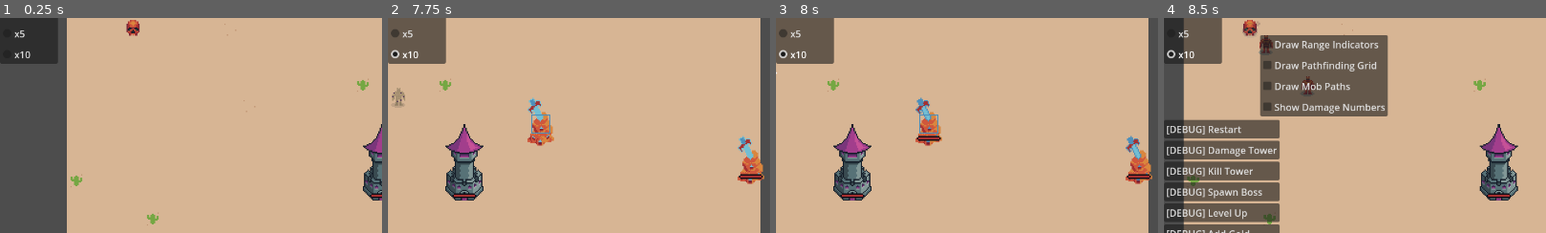
Above: before the commit, frames 1-4 (left to right).
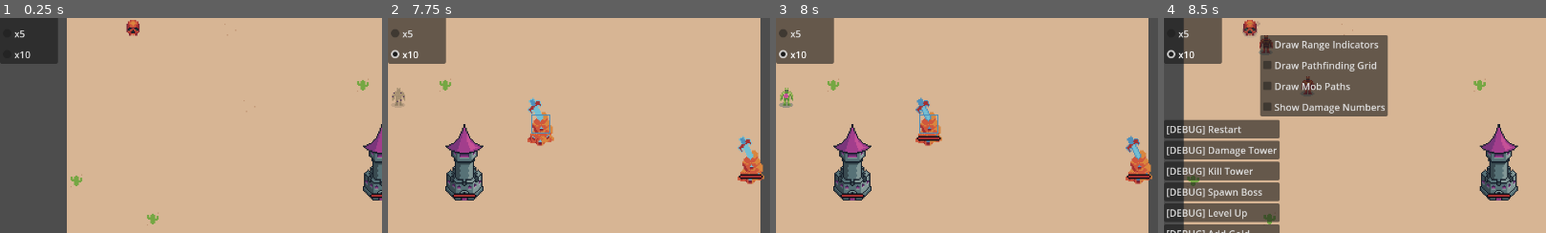
Above: after the commit, the same moments.

Repository: GeorgeColeman/tower-survivors
Game: Godot game, scene res://scenes/game.tscn
Same seed, same stepped clock (60 frames per second), same inputs: the game is played once before the commit and once after it. Sound files missing from this copy of the repository are replaced by a short silence.
Inputs (mouse positions are % of the whole screen's width and height, from its top left):
- Up to frame 1 (0.25 s): no input
- Up to frame 2 (7.75 s): click "1" at 0.5 s; click "1" at 1.25 s; click "x1" at 2 s; click "x2" at 2.75 s; click "x5" at 3.5 s; click "x10" at 4.25 s; tap Enter at 5 s; move the mouse to (72, 45) at 5.02 s; hold D (right) 5.03-5.75 s; hold Ctrl 5.03-5.75 s; click (72, 45) at 5.17 s; drag from (30, 55) to (45, 70) at 5.77 s; move the mouse to (60, 28) at 6.52 s; hold D (right) 6.53-7.25 s; tap Z at 6.6 s; drag from (45, 70) to (20, 35) at 7.27 s
- Up to frame 3 (8 s): no input
- Up to frame 4 (8.5 s): move the mouse to (80, 65) at 8.02 s; hold A (left) from 8.03 s (still down); tap Tab at 8.1 s
The pictures show only the part of the screen within x 0-50%, y 12-62%; the shares and areas given below are measured in that part.

Frames 1-2 are identical in both runs. In frame 3, 0.2% of the frame differs, in the area x 0-5%, y 25-42%; in frame 4, nothing differs.

Commit message:
Implementing collision-based projectiles

Diff:
--- a/config/tower_weapons.cfg
+++ b/config/tower_weapons.cfg
@@ -54,7 +54,7 @@
 sfx = "res://sound_effects/shoot_01.wav"
 
 [sling_sword]
-targeting_type = "FIRING_LINE"
+targeting_type = "LINE"
 damage = 10
 attack_speed = 0.5
 range = 12
--- a/scenes/mobs/slime.tscn
+++ b/scenes/mobs/slime.tscn
@@ -1,10 +1,11 @@
-[gd_scene load_steps=9 format=3 uid="uid://r0umfv06co67"]
+[gd_scene load_steps=10 format=3 uid="uid://r0umfv06co67"]
 
 [ext_resource type="PackedScene" uid="uid://s7vpiqx3aaob" path="res://scenes/mobs/mob.tscn" id="1_s87i3"]
 [ext_resource type="Texture2D" uid="uid://cnqddjpp0vr" path="res://sprites/DawnLike/as_resource/slime_01.tres" id="2_vvdmo"]
 [ext_resource type="Texture2D" uid="uid://dapwx6u6u2q2r" path="res://sprites/DawnLike/as_resource/slime_02.tres" id="3_vjp73"]
 [ext_resource type="Script" path="res://resources/mob_features/mob_feature_spawn_mobs_on_death.gd" id="4_7difo"]
 [ext_resource type="Resource" uid="uid://nopdf2mv28j8" path="res://resources/mobs/small_slime.tres" id="5_es0lf"]
+[ext_resource type="Script" path="res://scripts/mob_body.gd" id="6_lp6tt"]
 
 [sub_resource type="Animation" id="Animation_jq7rh"]
 resource_name = "idle"
@@ -42,8 +43,9 @@
 [sub_resource type="CircleShape2D" id="CircleShape2D_lbm2i"]
 radius = 6.0
 
-[node name="Slime" node_paths=PackedStringArray("features") instance=ExtResource("1_s87i3")]
+[node name="Slime" node_paths=PackedStringArray("features", "mob_body") instance=ExtResource("1_s87i3")]
 features = [NodePath("Features/SpawnMobsOnDeath")]
+mob_body = NodePath("MobBody")
 
 [node name="SpawnMobsOnDeath" type="Node" parent="Features" index="0"]
 script = ExtResource("4_7difo")
@@ -62,7 +64,8 @@
 [node name="Shadow" parent="." index="5"]
 position = Vector2(0, 0)
 
-[node name="Area2D" type="Area2D" parent="." index="6"]
+[node name="MobBody" type="Area2D" parent="." index="6"]
+script = ExtResource("6_lp6tt")
 
-[node name="CollisionShape2D" type="CollisionShape2D" parent="Area2D" index="0"]
+[node name="CollisionShape2D" type="CollisionShape2D" parent="MobBody" index="0"]
 shape = SubResource("CircleShape2D_lbm2i")
--- a/scenes/projectiles/proj_sling_sword.tscn
+++ b/scenes/projectiles/proj_sling_sword.tscn
@@ -1,13 +1,9 @@
-[gd_scene load_steps=7 format=3 uid="uid://cesv1myp26fi4"]
+[gd_scene load_steps=6 format=3 uid="uid://cesv1myp26fi4"]
 
-[ext_resource type="Script" path="res://scripts/nodes/projectile.gd" id="1_rk624"]
+[ext_resource type="Script" path="res://scripts/nodes/projectiles/projectile_line.gd" id="1_64egx"]
 [ext_resource type="Script" path="res://scenes/projectiles/tween_rotate.gd" id="2_a46du"]
 [ext_resource type="Texture2D" uid="uid://bu8wwrc3mqenf" path="res://sprites/projectiles/proj_sling_sword.png" id="2_e3fxy"]
 [ext_resource type="Texture2D" uid="uid://b6cwmkp2dplxk" path="res://sprites/missing.png" id="2_i05i3"]
-
-[sub_resource type="Curve" id="Curve_bltaf"]
-_data = [Vector2(0, 0), 0.0, 1.0, 0, 1, Vector2(1, 1), 1.0, 0.0, 1, 0]
-point_count = 2
 
 [sub_resource type="SpriteFrames" id="SpriteFrames_3mh1o"]
 animations = [{
@@ -28,20 +24,18 @@
 "speed": 5.0
 }]
 
-[node name="Projectile" type="Node2D" node_paths=PackedStringArray("animated_sprite_2d")]
-script = ExtResource("1_rk624")
-animated_sprite_2d = NodePath("Body/AnimatedSprite2D")
-test_curve = SubResource("Curve_bltaf")
-arc_height = 0.0
+[node name="Projectile" type="Node2D" node_paths=PackedStringArray("_area_2d")]
+script = ExtResource("1_64egx")
+_area_2d = NodePath("RotatingBody/Area2D")
 
-[node name="Body" type="Node2D" parent="."]
+[node name="RotatingBody" type="Node2D" parent="."]
 script = ExtResource("2_a46du")
 
-[node name="AnimatedSprite2D" type="AnimatedSprite2D" parent="Body"]
+[node name="AnimatedSprite2D" type="AnimatedSprite2D" parent="RotatingBody"]
 sprite_frames = SubResource("SpriteFrames_3mh1o")
 autoplay = "default"
 
-[node name="Area2D" type="Area2D" parent="Body"]
+[node name="Area2D" type="Area2D" parent="RotatingBody"]
 
-[node name="CollisionPolygon2D" type="CollisionPolygon2D" parent="Body/Area2D"]
+[node name="CollisionPolygon2D" type="CollisionPolygon2D" parent="RotatingBody/Area2D"]
 polygon = PackedVector2Array(-10, 7, -7, -1, -5, -3, 7, -10, 10, -10, 10, -7, 3, 5, 1, 7, -7, 10, -10, 10)
--- a/scenes/projectiles/projectile_blue_steel.tscn
+++ b/scenes/projectiles/projectile_blue_steel.tscn
@@ -1,6 +1,6 @@
 [gd_scene load_steps=4 format=3 uid="uid://b7ksyi61f2kus"]
 
-[ext_resource type="Script" path="res://scripts/nodes/projectile.gd" id="1_fy4kv"]
+[ext_resource type="Script" path="res://scripts/nodes/projectiles/projectile_seek.gd" id="1_fy4kv"]
 [ext_resource type="Texture2D" uid="uid://wefb8xe38by7" path="res://sprites/placeholder_sprites.png" id="2_npvxw"]
 
 [sub_resource type="SpriteFrames" id="SpriteFrames_1q38h"]
--- a/scenes/projectiles/projectile_bullet.tscn
+++ b/scenes/projectiles/projectile_bullet.tscn
@@ -1,6 +1,6 @@
 [gd_scene load_steps=14 format=3 uid="uid://byqu2s14q0prb"]
 
-[ext_resource type="Script" path="res://scripts/nodes/projectile.gd" id="1_p266n"]
+[ext_resource type="Script" path="res://scripts/nodes/projectiles/projectile_seek.gd" id="1_p266n"]
 [ext_resource type="Texture2D" uid="uid://c1v36qaxvs1bb" path="res://sprites/projectiles/projectile_bullet.png" id="2_wt3np"]
 
 [sub_resource type="Curve" id="Curve_7yni5"]
--- a/scenes/projectiles/projectile_fire_gem.tscn
+++ b/scenes/projectiles/projectile_fire_gem.tscn
@@ -1,6 +1,6 @@
 [gd_scene load_steps=5 format=3 uid="uid://cqaam0ia1yni8"]
 
-[ext_resource type="Script" path="res://scripts/nodes/projectile.gd" id="1_7pjc1"]
+[ext_resource type="Script" path="res://scripts/nodes/projectiles/projectile_seek.gd" id="1_7pjc1"]
 [ext_resource type="Texture2D" uid="uid://dxvxb16lxkr8q" path="res://sprites/projectiles/projectile_fire.png" id="2_uueob"]
 
 [sub_resource type="Curve" id="Curve_7yni5"]
--- a/scenes/projectiles/projectile_frost.tscn
+++ b/scenes/projectiles/projectile_frost.tscn
@@ -1,6 +1,6 @@
 [gd_scene load_steps=4 format=3 uid="uid://drjpxtu2lxu7m"]
 
-[ext_resource type="Script" path="res://scripts/nodes/projectile.gd" id="1_0yivm"]
+[ext_resource type="Script" path="res://scripts/nodes/projectiles/projectile_seek.gd" id="1_0yivm"]
 [ext_resource type="Texture2D" uid="uid://kwca76t47hoc" path="res://sprites/projectiles/frost_projectile.png" id="2_wi4vb"]
 
 [sub_resource type="SpriteFrames" id="SpriteFrames_nsm8b"]
--- a/scenes/projectiles/projectile_pink_shot.tscn
+++ b/scenes/projectiles/projectile_pink_shot.tscn
@@ -1,6 +1,6 @@
 [gd_scene load_steps=14 format=3 uid="uid://c202qjdokdk1c"]
 
-[ext_resource type="Script" path="res://scripts/nodes/projectile.gd" id="1_kb4qm"]
+[ext_resource type="Script" path="res://scripts/nodes/projectiles/projectile_seek.gd" id="1_kb4qm"]
 [ext_resource type="Texture2D" uid="uid://wefb8xe38by7" path="res://sprites/placeholder_sprites.png" id="2_77q0p"]
 [ext_resource type="Texture2D" uid="uid://ckvafnxukxvj2" path="res://sprites/projectiles/pink_projectile.png" id="3_iqa1f"]
 
--- a/scenes/projectiles/tween_rotate.gd
+++ b/scenes/projectiles/tween_rotate.gd
@@ -5,7 +5,8 @@
 
 func _ready():
 	_tween = get_tree().create_tween().set_loops()
-	_tween.tween_property(self, "rotation", 360, 1)
+	# FIX: https://www.reddit.com/r/godot/comments/x2d7lh/having_a_problem_tweening_a_rotation_with_the_new/
+	_tween.tween_property(self, "rotation", TAU, 1).as_relative()
 
 
 func _exit_tree():
--- a/scripts/enums/enums.gd
+++ b/scripts/enums/enums.gd
@@ -4,6 +4,11 @@
 	ON_HIT
 }
 
+enum TargetingType {
+	SEEKING,
+	LINE
+}
+
 
 static func get_weapon_effect_apply_type(name: String) -> int:
 	return WeaponEffectApplyType.get(name)
--- /dev/null
+++ b/scripts/mob_body.gd
@@ -0,0 +1,8 @@
+class_name MobBody
+extends Area2D
+
+signal damaged(damage_info: DamageInfo)
+
+
+func take_damage(damage_info: DamageInfo):
+	damaged.emit(damage_info)
--- a/scripts/nodes/mob.gd
+++ b/scripts/nodes/mob.gd
@@ -11,6 +11,7 @@
 @export var sprite_2d: Sprite2D
 @export var hit_points_component: HitPointsComponent
 @export var visuals_container: Node2D
+@export var mob_body: MobBody
 
 var status_effects: StatusEffects
 
@@ -86,6 +87,12 @@
 
 	for feature in features:
 		feature.register_owner(self)
+
+	if mob_body:
+		mob_body.damaged.connect(
+			func(damage_info: DamageInfo):
+				take_damage(damage_info)
+		)
 
 	_is_initialised = true
 
--- /dev/null
+++ b/scripts/nodes/projectiles/projectile.gd
@@ -0,0 +1,15 @@
+class_name Projectile
+
+extends Node2D
+
+
+func set_target(_target_mob: Mob):
+	pass
+
+
+func add_on_hit_callback(_on_hit_callback: Callable):
+	pass
+
+
+func set_damage(_value: int):
+	pass
--- /dev/null
+++ b/scripts/nodes/projectiles/projectile_line.gd
@@ -0,0 +1,52 @@
+# ----------------------------------------------------
+# A projectile that travels in a line towards a target
+# ----------------------------------------------------
+
+extends Projectile
+
+@export var _area_2d: Area2D
+
+@export var _duration: float = 1.5
+@export var _speed: float = 100
+
+var _direction: Vector2
+var _life_time: float
+
+var _damage: int
+
+
+func _ready():
+	_area_2d.area_entered.connect(
+		func(area: Area2D):
+			#print_debug("Area entered: ", area)
+			if area is MobBody:
+				area.take_damage(DamageInfoFactory.new_damage_info(_damage))
+				#print_debug("Hit mob body")
+	)
+	_area_2d.body_entered.connect(
+		func(body: Node2D):
+			#print_debug("Body entered: ", body)
+			if body is MobBody:
+				print_debug("Hit mob body")
+	)
+
+
+func _process(_delta):
+	_life_time += Game.speed_scaled_delta
+
+	if _life_time >= _duration:
+		queue_free()
+
+	translate(_direction * _speed * Game.speed_scaled_delta)
+
+
+func set_target(target_mob: Mob):
+	_direction = (target_mob.global_position - global_position).normalized()
+
+
+func add_on_hit_callback(_on_hit_callback: Callable):
+	pass
+
+
+func set_damage(value: int):
+	_damage = value
--- a/scripts/nodes/projectile.gd
+++ b/scripts/nodes/projectiles/projectile_seek.gd
@@ -1,5 +1,5 @@
-class_name Projectile
-extends Node2D
+#class_name ProjectileSeek
+extends Projectile
 
 @export var animated_sprite_2d: AnimatedSprite2D
 @export var test_curve: Curve
--- a/scripts/runtime/game_data.gd
+++ b/scripts/runtime/game_data.gd
@@ -92,7 +92,7 @@
 		var scene_path = config.get_value(section, "proj_scene_path")
 		var sfx_path = config.get_value(section, "sfx")
 
-		print_debug(targeting_type)
+		#print_debug(targeting_type)
 
 		var sfx: AudioStream
 
@@ -117,6 +117,7 @@
 
 		data.append(TowerWeaponData.new(
 			section,
+			Enums.TargetingType.get(targeting_type),
 			damage,
 			attack_speed,
 			range,
--- a/scripts/tower_weapon.gd
+++ b/scripts/tower_weapon.gd
@@ -112,8 +112,15 @@
 
 
 func _spawn_projectile_to_target(target: Mob):
+	#match _data.targeting_type:
+		#Enums.TargetingType.SEEKING:
+			#print_debug("Seeking")
+		#Enums.TargetingType.LINE:
+			#print_debug("Line")
+
 	var projectile = projectile_scene.instantiate() as Projectile
 	add_child(projectile)
+
 	projectile.position = _firing_point
 	projectile.set_target(target)
 	projectile.set_damage(damage + _bonus_damage)
--- a/scripts/tower_weapon_data.gd
+++ b/scripts/tower_weapon_data.gd
@@ -5,6 +5,7 @@
 extends RefCounted
 
 var id: String
+var targeting_type: Enums.TargetingType
 var damage: int
 var attack_speed: float
 var attack_range: int
@@ -15,6 +16,7 @@
 
 func _init(
 	p_id: String,
+	p_targeting_type: Enums.TargetingType,
 	p_damage: int,
 	p_attack_speed: float,
 	p_range: int,
@@ -23,6 +25,7 @@
 	p_sfx: AudioStream
 ):
 	id = p_id
+	targeting_type = p_targeting_type
 	damage = p_damage
 	attack_speed = p_attack_speed
 	attack_range = p_range
